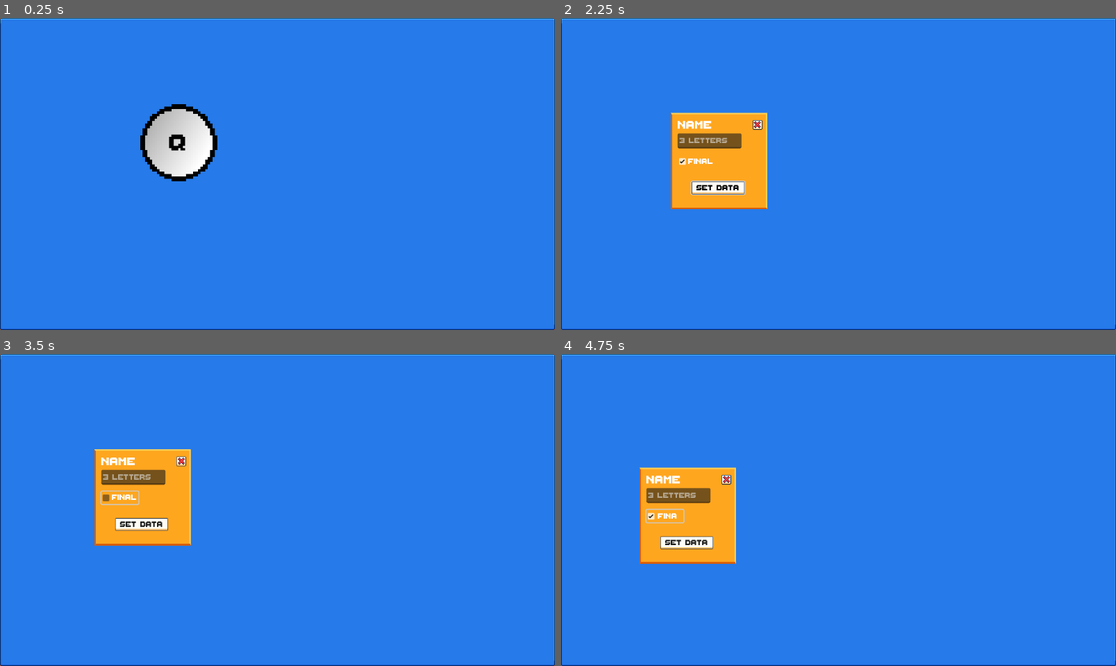
Above: before the commit, frames 1-4 (two rows, left to right).
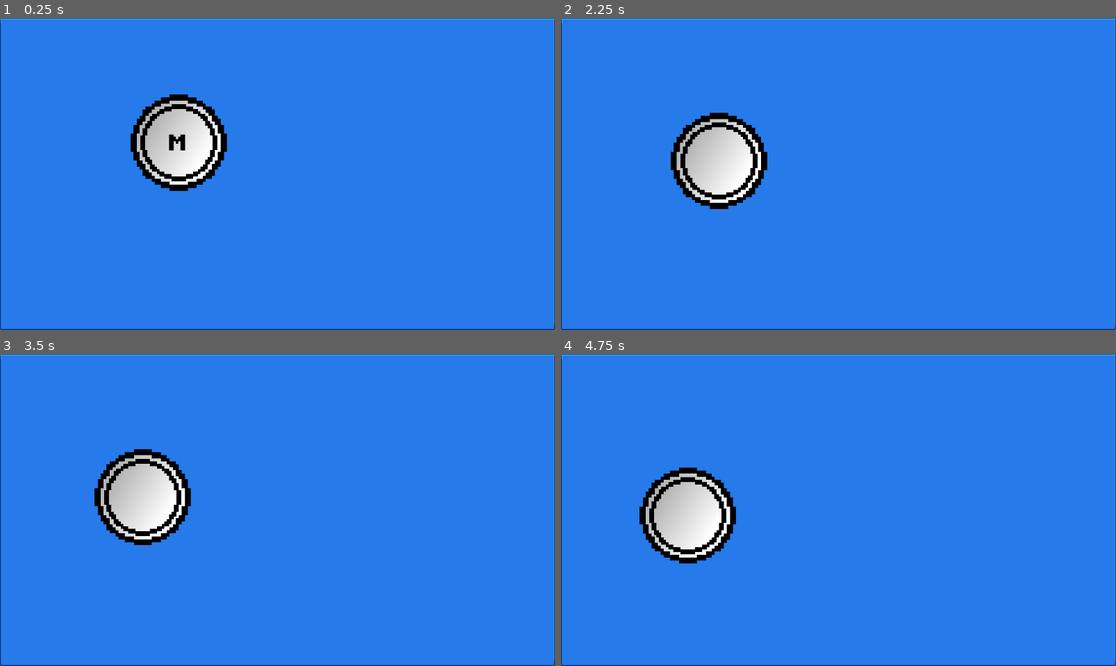
Above: after the commit, the same moments.

Repository: NasheethAhmedA/Theory-Of-Computation
Game: Godot game, scene res://scenes/components/automata_area.tscn
The game is run twice, just before and just after one commit, with the same random seed, the same clock (stepped at 60 frames per second) and the same inputs. The project has no main scene, so this scene is started directly.
Inputs (mouse positions are in pixels of both pictures, inside the frame that each line leads up to):
- Up to frame 1 (0.25 s): no input
- Up to frame 2 (2.25 s): tap Enter at 0.5 s; move the mouse to (738, 142) at 0.52 s; press the mouse at (738, 142) at 0.53 s; right-click (738, 142) at 0.8 s; release the mouse at (738, 142) at 1.25 s; click "final" at 1.25 s; click "Set data" at 2 s
- Up to frame 3 (3.5 s): click (133, 497) at 2.75 s, where only the run before the commit has a clickable "final"
- Up to frame 4 (4.75 s): click (705, 525) at 3.5 s, where only the run before the commit has a clickable "Set data"; click (677, 516) at 4.25 s, where only the run before the commit has a clickable "final"

The runs differ from the first frame. In frame 1, 1.6% of the frame differs, in the area x 23-41%, y 24-56%; in frame 2, 5.3%, in the area x 19-38%, y 30-62%; in frame 3, 5.3%; in frame 4, 5.3%.

Commit message:
data flow state
signal connected and data is passed both ways between state and state_form

Diff:
--- a/project.godot
+++ b/project.godot
@@ -25,12 +25,12 @@
 "events": [Object(InputEventMouseButton,"resource_local_to_scene":false,"resource_name":"","device":-1,"window_id":0,"a …(257 unchanged characters)…
 ]
 }
-drag={
+Lclick={
 "deadzone": 0.5,
 "events": [Object(InputEventMouseButton,"resource_local_to_scene":false,"resource_name":"","device":-1,"window_id":0,"a …(258 unchanged characters)…
 ]
 }
-info={
+Rclick={
 "deadzone": 0.5,
 "events": [Object(InputEventMouseButton,"resource_local_to_scene":false,"resource_name":"","device":-1,"window_id":0,"a …(258 unchanged characters)…
 ]
--- a/scenes/components/State.tscn
+++ b/scenes/components/State.tscn
@@ -50,3 +50,4 @@
 
 [connection signal="mouse_entered" from="Area2D" to="." method="_on_area_2d_mouse_entered"]
 [connection signal="mouse_exited" from="Area2D" to="." method="_on_area_2d_mouse_exited"]
+[connection signal="on_data_change" from="State_Form" to="." method="_on_state_form_on_data_change"]
--- a/scenes/components/automata_area.tscn
+++ b/scenes/components/automata_area.tscn
@@ -27,3 +27,5 @@
 
 [node name="State" parent="." instance=ExtResource("1_m5qa0")]
 position = Vector2(371, 259)
+Final = true
+State_Name = "M"
--- a/scenes/ui/state_form.tscn
+++ b/scenes/ui/state_form.tscn
@@ -42,7 +42,7 @@
 offset_bottom = 42.0
 text = "name"
 
-[node name="LineEdit" type="LineEdit" parent="Panel"]
+[node name="NameEdit" type="LineEdit" parent="Panel"]
 layout_mode = 0
 offset_left = 14.0
 offset_top = 43.0
@@ -55,7 +55,7 @@
 expand_to_text_length = true
 clear_button_enabled = true
 
-[node name="CheckBox" type="CheckBox" parent="Panel"]
+[node name="isFinal" type="CheckBox" parent="Panel"]
 layout_mode = 0
 offset_left = 14.0
 offset_top = 88.0
@@ -70,7 +70,7 @@
 text = "final"
 flat = true
 
-[node name="Button" type="Button" parent="Panel"]
+[node name="Set_btn" type="Button" parent="Panel"]
 layout_mode = 0
 offset_left = 43.0
 offset_top = 143.0
@@ -80,6 +80,7 @@
 
 [node name="exit_btn" type="Button" parent="Panel"]
 custom_minimum_size = Vector2(20, 20)
+layout_mode = 0
 offset_left = 170.0
 offset_top = 15.0
 offset_right = 190.0
@@ -92,4 +93,8 @@
 region_enabled = true
 region_rect = Rect2(552, 200, 15, 15)
 
+[connection signal="text_changed" from="Panel/NameEdit" to="." method="_on_name_edit_text"]
+[connection signal="text_submitted" from="Panel/NameEdit" to="." method="_on_name_edit_text"]
+[connection signal="toggled" from="Panel/isFinal" to="." method="_on_is_final_toggled"]
+[connection signal="pressed" from="Panel/Set_btn" to="." method="_on_set_btn_pressed"]
 [connection signal="pressed" from="Panel/exit_btn" to="." method="_on_exit_btn_pressed"]
--- a/scripts/components/State.gd
+++ b/scripts/components/State.gd
@@ -1,15 +1,17 @@
 class_name State extends Node2D
+
+
+# Children Nodes
+@onready var final_state_bg = $final_state_bg
+@onready var label = $Label
+@onready var area_2d = $Area2D
+@onready var state_form = $State_Form
 
 # All the Exports
 @export_category("State Data")
 @export var Final: bool = false
 @export var State_Name: String = "q"
 
-# Children Nodes
-@onready var final_state_bg = $final_state_bg
-@onready var label = $Label
-@onready var area_2d = $Area2D
-@onready var state_form = $State_Form
 
 var Selected: bool = false
 var dragged: bool = false
@@ -18,35 +20,29 @@
 	if Selected:
 		if event.is_action_pressed("make_final"):
 			Final = not Final
-		elif event.is_action_pressed("info"):
+			state_form.final = Final
+			set_state_data()
+		elif event.is_action_pressed("Rclick"):
 			state_form.visible = not state_form.visible
-		if event.is_action_pressed("drag"):
+		if event.is_action_pressed("Lclick"):
 			dragged = true
-		if event.is_action_released("drag"):
+		if event.is_action_released("Lclick"):
 			dragged = false
-
-
 
 
 # Called when the node enters the scene tree for the first time.
 func _ready():
-	pass # Replace with function body.
+	set_state_data()
 
 
 # Called every frame. 'delta' is the elapsed time since the previous frame.
 func _process(_delta):
-	Set_State_Data()
 	if dragged:
 		global_position = lerp(global_position, get_viewport().get_mouse_position(), 25*_delta)
 
-
-# Set the State data from the export values
-func Set_State_Data():
-	State_Name = State_Name.substr(0, 3)
+func set_state_data():
+	label.text = State_Name.substr(0, 3)
 	final_state_bg.visible = Final
-	label.text = State_Name
-
-
 
 func _on_area_2d_mouse_entered():
 	Selected = true
@@ -54,3 +50,9 @@
 
 func _on_area_2d_mouse_exited():
 	Selected = false
+
+
+func _on_state_form_on_data_change(New_Name, New_Final):
+	State_Name = New_Name
+	Final = New_Final
+	set_state_data()
--- a/scripts/ui/state_form.gd
+++ b/scripts/ui/state_form.gd
@@ -1,4 +1,30 @@
 extends Control
+
+signal on_data_change(New_Name, New_Final)
+
+@onready var name_edit = $Panel/NameEdit
+@onready var is_final = $Panel/isFinal
+
+var Name := ""
+var final := false:
+	set (value):
+		final = value
+		is_final.button_pressed = value
 
 func _on_exit_btn_pressed():
 	visible = false
+
+
+func _on_set_btn_pressed():
+	on_data_change.emit(Name, final)
+	visible =false
+
+
+func _on_name_edit_text(new_text):
+	Name = new_text
+
+
+
+
+func _on_is_final_toggled(toggled_on):
+	final = toggled_on
